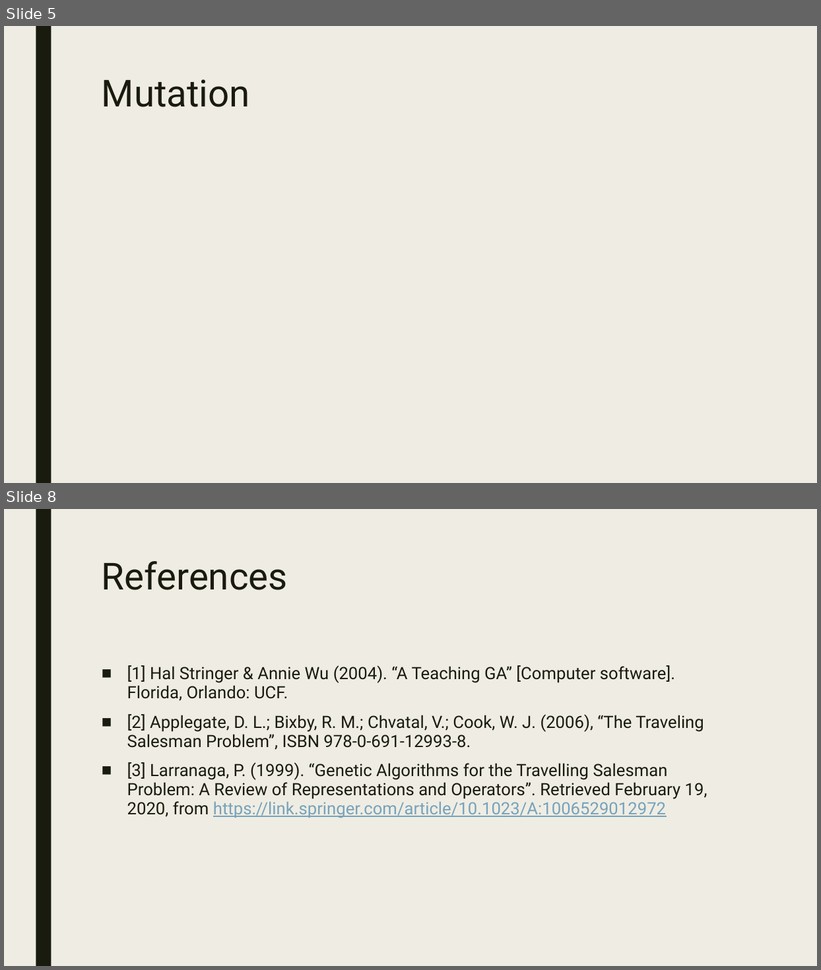
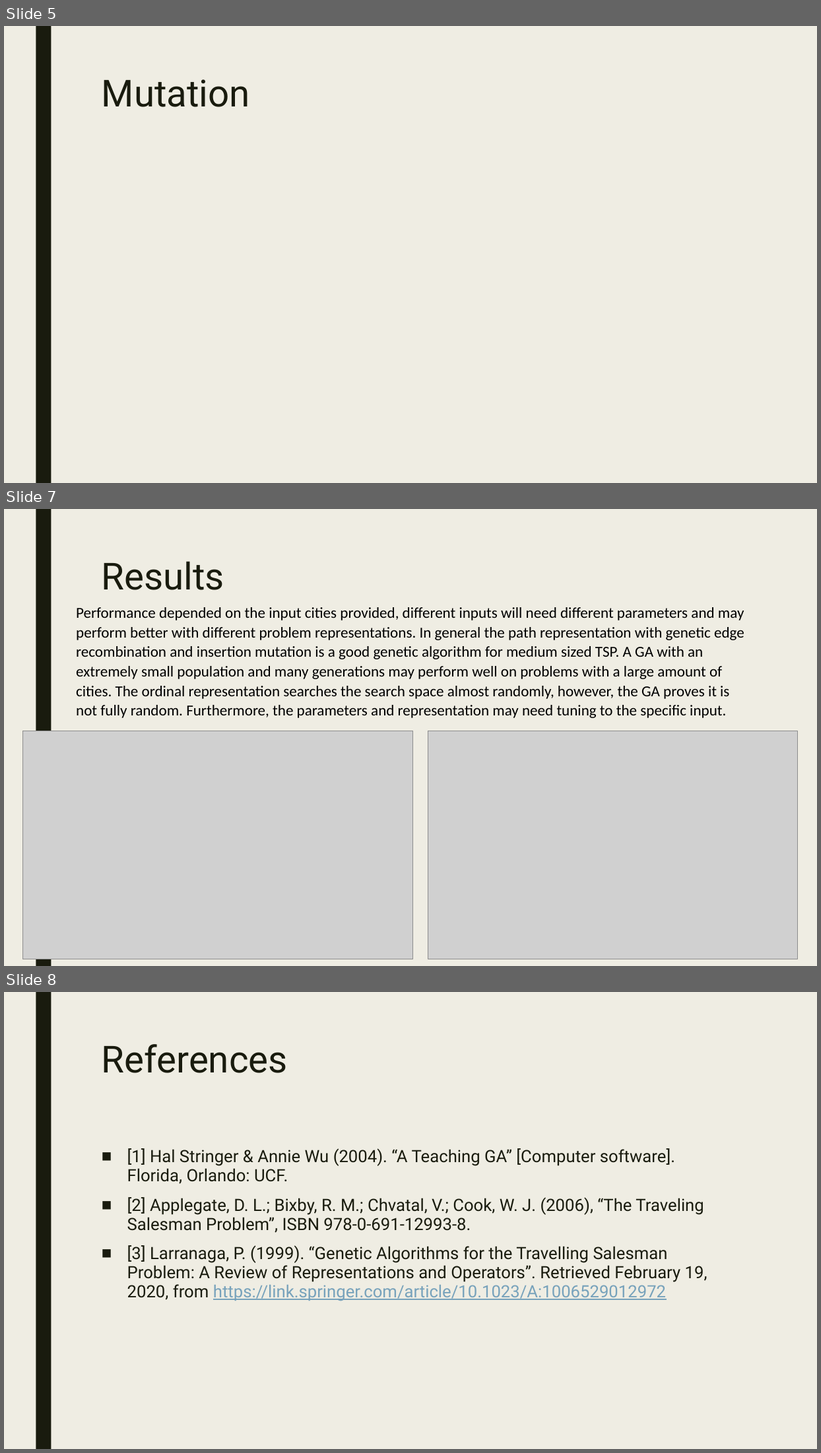
Before and after one commit to trevinofernando/TSP_GeneticAlgorithm, a slide deck: Presentation_Homework_2.pptx. Shown one above the other, each under a label of ours: slides 5 and 8 before the commit, slides 5, 7 and 8 after it; the slides between them are not shown. The pictures are 821x970 and 821x1453 pixels, drawn with LibreOffice and Linux fonts; fonts in the diff are those of the drawing; grey boxes stand for pictures. Boxes give left, top, right and bottom in pixels: in the first picture for what was removed or moved away, otherwise in the second. Text is boxed around its words. In the diff, an @@ line names an element or a change of style, - is before the commit and + after.

Commit message:
Finished presentation

```diff
--- a/Presentation_Homework_2.pptx
+++ b/Presentation_Homework_2.pptx
@@ slide 7 added at bbox=[4, 509, 817, 966], background #EFEDE3; not listed: 1 template element that a slide beside it also shows @@
@@ title added at bbox=[102, 561, 224, 590], 44 pt, text #191B0E @@
+Results
@@ text added at bbox=[76, 607, 745, 718], 18 pt, text #000000 @@
+Performance depended on the input cities provided, different inputs will need different parameters and may perform better with different problem representations. In general the path representation with genetic edge recombination and insertion mutation is a good genetic algorithm for medium sized TSP. A GA with an extremely small population and many generations may perform well on problems with a large amount of cities. The ordinal representation searches the search space almost randomly, however, the GA proves it is not fully random. Furthermore, the parameters and representation may need tuning to the specific input.
@@ picture added at bbox=[23, 731, 413, 960] @@
@@ picture added at bbox=[428, 731, 798, 960] @@
```
Also in this commit, not shown: 1 other slide added, 2 slides removed, 1 other file.
